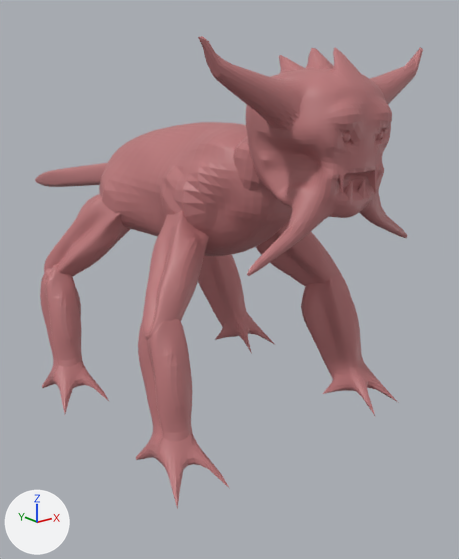
The Blender file 3D model/newghul.blend: old version first, new version second.
The view is the same before and after, from a 50 mm camera at (-3.66, -3.28, 1.6) aimed at (0.62, 2.06, -0.54). Lighting does not change. The marker at lower left points along +X, +Y and +Z.

Script lines for the objects in view, before the commit:
```python
me_cube_002 = bpy.data.meshes.new('Cube.002')
me_cube_002.from_pydata(...)  # 21724 vertices, 21760 faces; spans x -1.4..1.42, y -1.51..4.56, z -2.09..1.86
me_cube_002.materials.append(mat_material_001)  # pink #bc787a
ob_cube_001 = bpy.data.objects.new('Cube.001', me_cube_002)
ob_cube_001.location = (-0.01, 1.33, 0.21)
ob_cube_001.rotation_euler = (0.191, 0.00968, -0.00406)  # degrees (11, 0.6, -0.2)
```
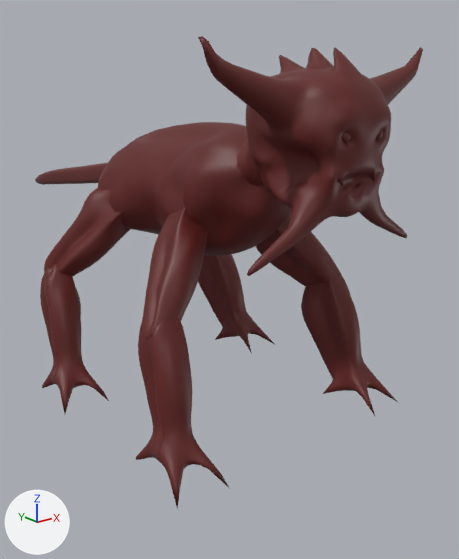
Patch to the scene script:
```diff
--- a/3D model/newghul.blend.py
+++ b/3D model/newghul.blend.py
@@ mat_material_002 @@
+mat_material_002 = principled_material('Material.002')
+mat_material_002.base_color = (0.124, 0.0139, 0.0112)  # dark red #631f1b
@@ me_cube_002 @@
 me_cube_002.from_pydata(...)  # 21724 vertices, 21760 faces; spans x -1.4..1.42, y -1.51..4.56, z -2.09..1.86
 # used by ob_cube_001; location = (-0.01, 1.33, 0.21); rotation_euler = (0.191, 0.00968, -0.00406), in degrees (11, 0.6, -0.2)
-me_cube_002.materials.append(mat_material_001)  # pink #bc787a
+# me_cube_002 part 1: 2641 of 21724 vertices moved; they spanned x -0.76..0.78, y -1.46..4.27, z -0.9..1.66 and now span x -0.76..0.77, y -1.43..4.26, z -0.89..1.67; mean shift (0.0, 0.0, 0.0); largest move (0.61, 0.29, 0.35) -> (0.48, 0.21, 0.38)
+me_cube_002.materials.append(mat_material_002)  # dark red #631f1b
```

Changed parts and their boxes (x1, y1, x2, y2) in the pictures (459 x 559 px; the box of a moved part takes in the faces that stretch with it):
'Cube.001', recoloured, reshaped: (35, 36, 423, 509) in both
part 1 of me_cube_002, moved or reshaped: before (37, 67, 392, 256); after (37, 67, 391, 256)
